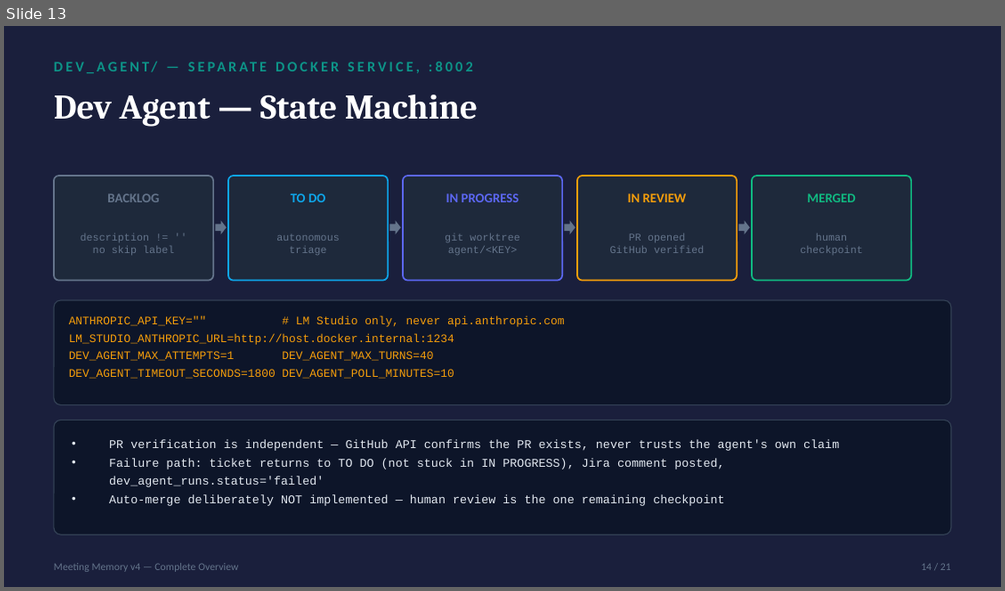
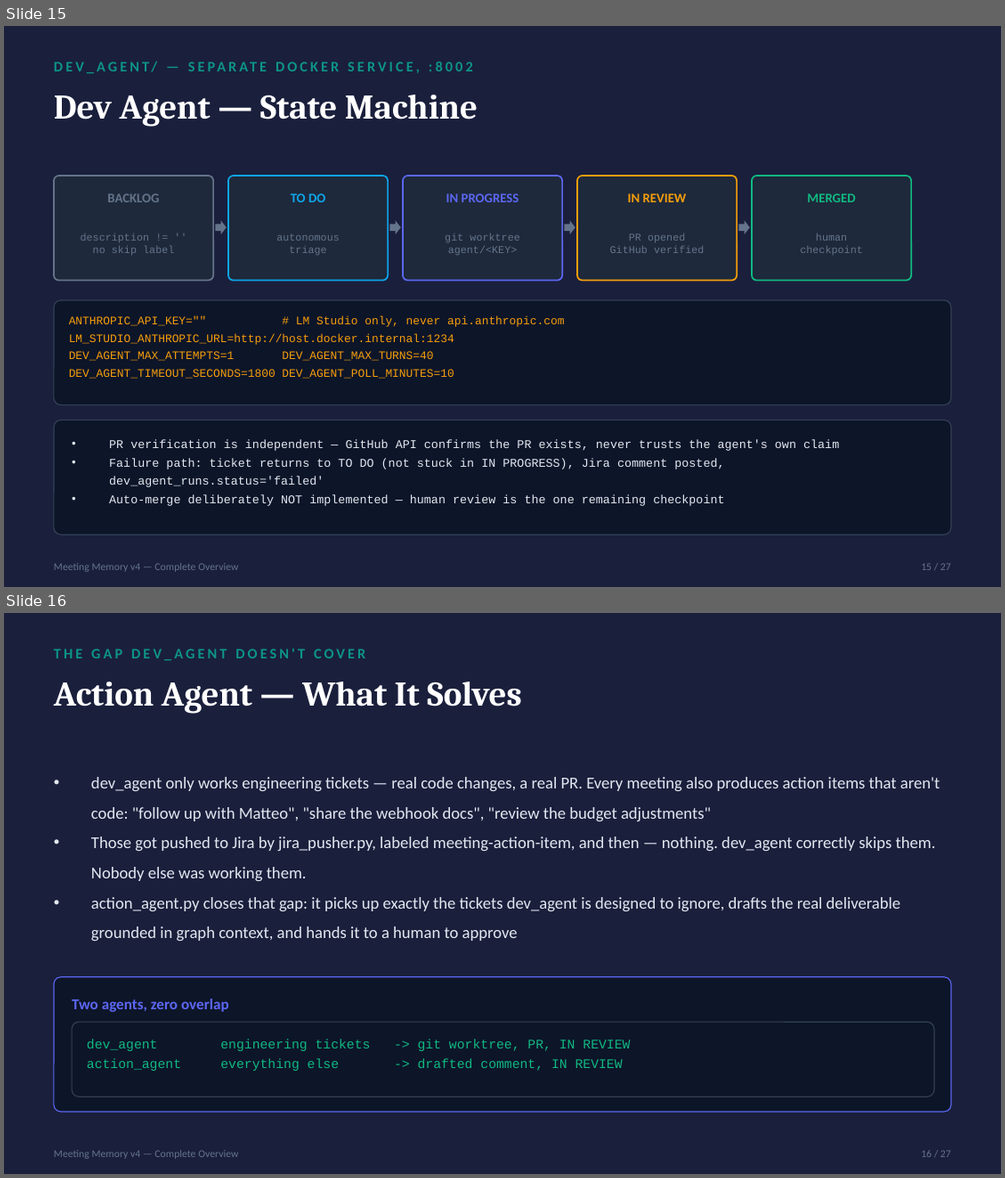
Before and after one commit to shubham-gaur-x/airbyte-lm-studio-memgraph, a slide deck: docs/demo_assets/Meeting_Memory_v4_Overview.pptx. Shown one above the other, each under a label of ours: slide 13 before the commit, slides 15 and 16 after it. The pictures are 1005x591 and 1005x1178 pixels, drawn with LibreOffice and Linux fonts; fonts in the diff are those of the drawing. Boxes give left, top, right and bottom in pixels: in the first picture for what was removed or moved away, otherwise in the second. Text is boxed around its words. In the diff, an @@ line names an element or a change of style, - is before the commit and + after.

```diff
--- a/docs/demo_assets/Meeting_Memory_v4_Overview.pptx
+++ b/docs/demo_assets/Meeting_Memory_v4_Overview.pptx
@@ slide 16 added at [4,613,1001,1174], background #1A1F3C @@
@@ text added at [54,649,365,660], 10.5 pt, text #0D9488, bold @@
+THE GAP DEV_AGENT DOESN'T COVER
@@ text added at [54,682,521,714], 25 pt, text #FFFFFF, bold @@
+Action Agent — What It Solves
@@ text added at [91,777,940,941], 12 pt, text #E2E8F0 @@
+• dev_agent only works engineering tickets — real code changes, a real PR. Every meeting also produces action items that aren't code: "follow up with Matteo", "share the webhook docs", "review the budget adjustments"
+• Those got pushed to Jira by jira_pusher.py, labeled meeting-action-item, and then — nothing. dev_agent correctly skips them. Nobody else was working them.
+• action_agent.py closes that gap: it picks up exactly the tickets dev_agent is designed to ignore, drafts the real deliverable grounded in graph context, and hands it to a human to approve
@@ rounded rectangle added at [54,977,951,1111], fill #0D1529, outline #5C67F2 0.75 pt @@
@@ text added at [72,998,229,1012], 11 pt, text #5C67F2, bold @@
+Two agents, zero overlap
@@ rounded rectangle added at [72,1022,934,1096], fill #0D1529, outline #334155 0.75 pt @@
@@ text added at [87,1038,630,1070], 9.5 pt, text #10B981 @@
+dev_agent engineering tickets -> git worktree, PR, IN REVIEW
+action_agent everything else -> drafted comment, IN REVIEW
@@ text added at [54,1150,238,1159], 7.5 pt, text #64748B @@
+Meeting Memory v4 — Complete Overview
@@ text added at [921,1150,951,1157], 7.5 pt, text #64748B @@
+16 / 27
@@ what was slide 13 is now slide 15 @@
@@ slide 15 changed as well @@
@@ text at [921,563,951,570]: text changed @@
-14 / 21
+15 / 27
```
Also in this commit, not shown: 18 other slides changed, 6 other slides added, 7 other files.
